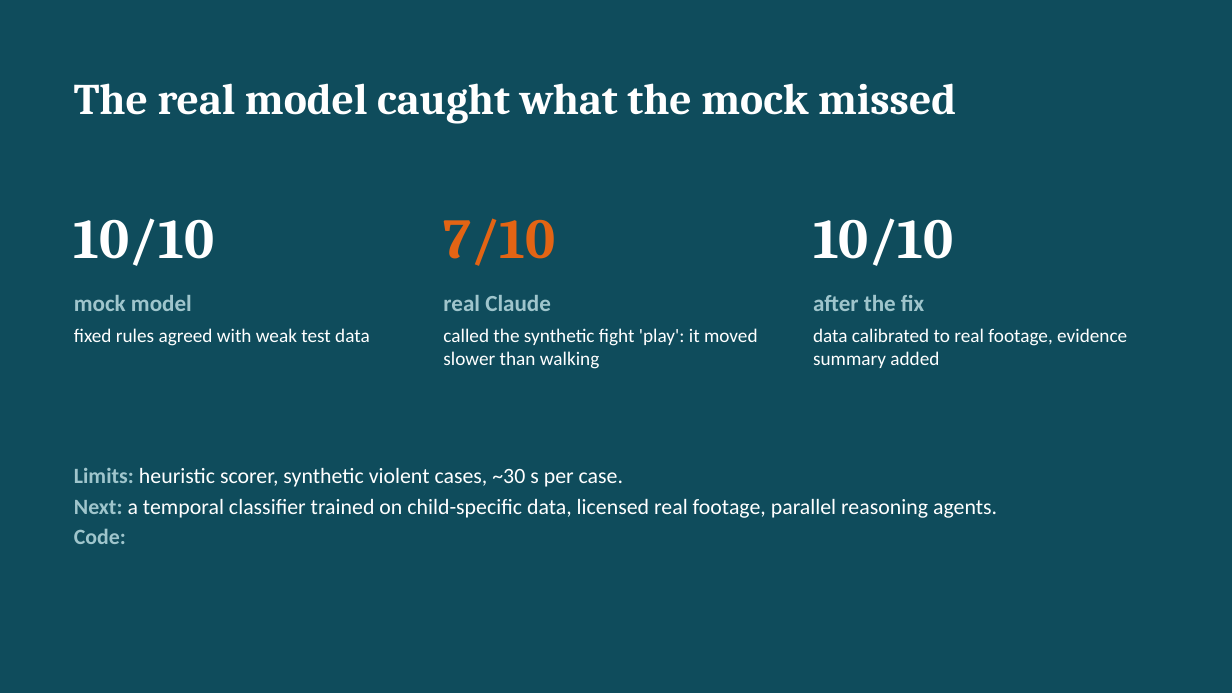
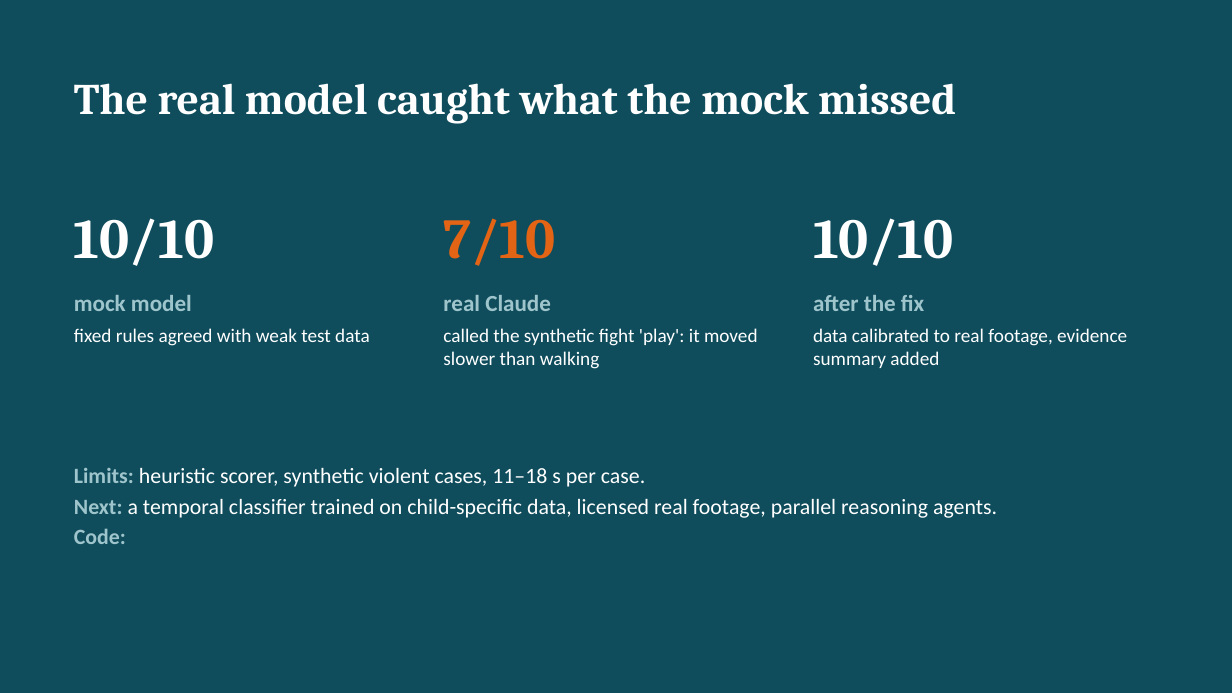
Before and after one commit to marioscordia/multi-agent, a slide deck: slide 10 of dist/PRESENTATION.pptx. Drawn at 1232x693 pixels with LibreOffice and Linux fonts; fonts in the diff are those of the drawing. Boxes give left, top, right and bottom in pixels: in the first picture for what was removed or moved away, otherwise in the second. Text is boxed around its words. In the diff, an @@ line names an element or a change of style, - is before the commit and + after.

```diff
--- a/dist/PRESENTATION.pptx
+++ b/dist/PRESENTATION.pptx
@@ text at [74, 468, 645, 487]: text changed @@
-Limits: heuristic scorer, synthetic violent cases, ~30 s per case.
+Limits: heuristic scorer, synthetic violent cases, 11–18 s per case.
```
Also in this commit, not shown: 6 other files.
